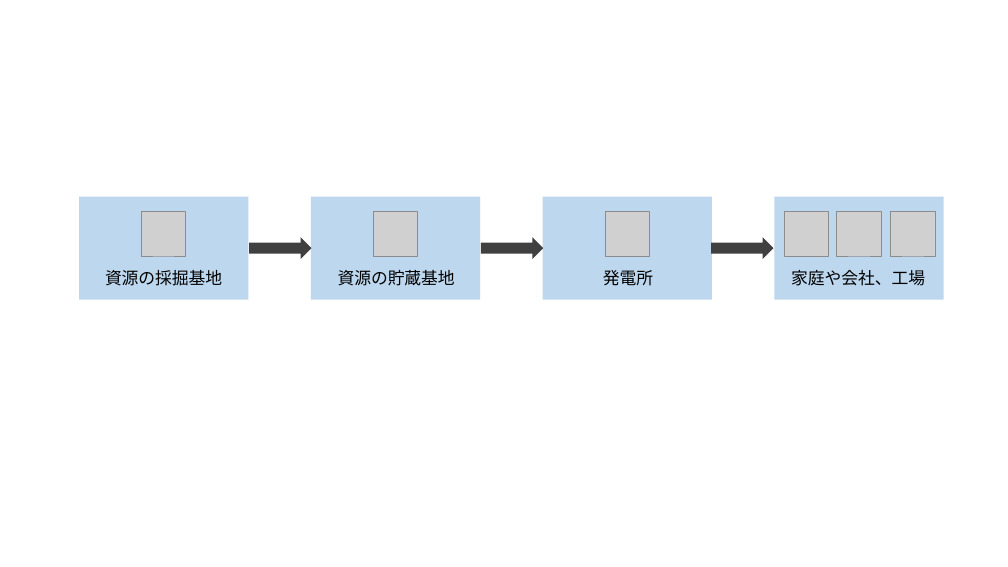
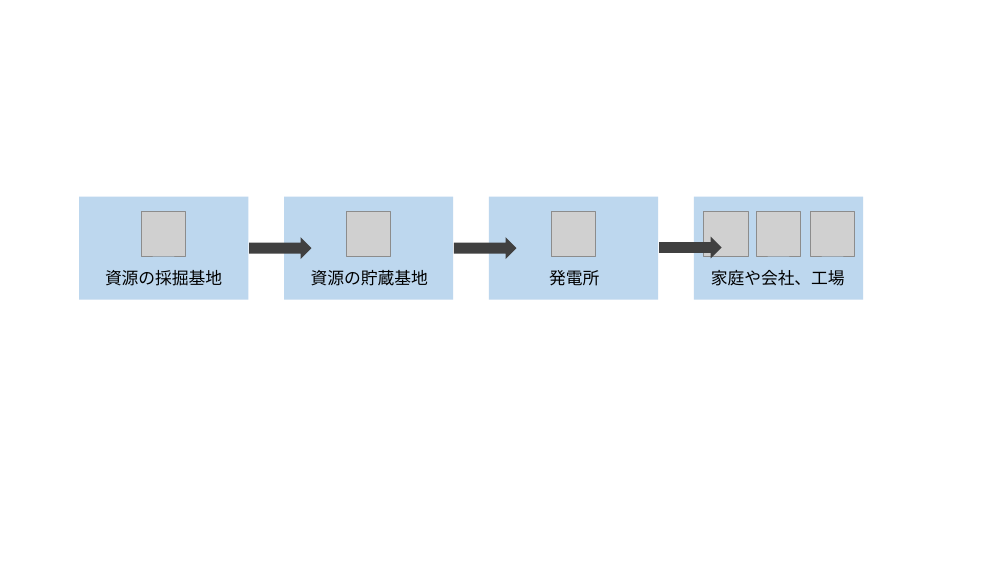
Before and after one commit to tetsu26/Calliope-seminar, a slide deck: slide 1 of site/images/電力部門のモデル図.pptx. Drawn at 1008x567 pixels with LibreOffice and Linux fonts; fonts in the diff are those of the drawing; grey boxes stand for pictures. Boxes give left, top, right and bottom in pixels: in the first picture for what was removed or moved away, otherwise in the second. Text is boxed around its words. In the diff, an @@ line names an element or a change of style, - is before the commit and + after.

```diff
--- a/site/images/電力部門のモデル図.pptx
+++ b/site/images/電力部門のモデル図.pptx
@@ 1 text, 1 right arrow, 1 rectangle: place and size @@
-1 text, 1 right arrow, 1 rectangle at (311,197,544,299)
+1 text, 1 right arrow, 1 rectangle at (284,197,517,299)
@@ 1 text, 1 right arrow, 1 rectangle: place and size @@
-1 text, 1 right arrow, 1 rectangle at (543,197,774,299)
+1 text, 1 right arrow, 1 rectangle at (489,197,722,299)
@@ rectangle: place and size @@
-rectangle at (774,197,944,299)
+rectangle at (694,197,864,299)
@@ picture: place and size @@
-picture at (374,212,418,256)
+picture at (346,212,391,256)
@@ picture added at (551,212,596,256) @@
@@ picture removed at (605,212,650,256) @@
@@ picture added at (704,212,749,256) @@
@@ picture added at (757,212,802,256) @@
@@ picture removed at (784,212,829,256) @@
@@ picture added at (811,212,855,256) @@
@@ picture removed at (837,212,882,256) @@
@@ picture removed at (891,212,935,256) @@
@@ text "家庭や会社、工場": place and size @@
-text "家庭や会社、工場" at (791,270,925,286)
+text "家庭や会社、工場" at (711,270,845,286)
```
Also in this commit, not shown: 2 other files.
